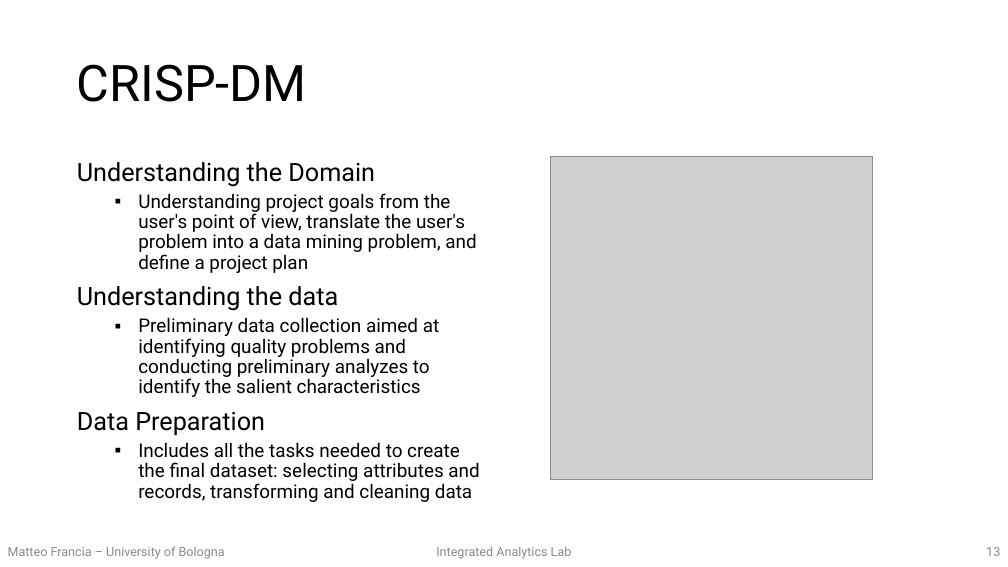
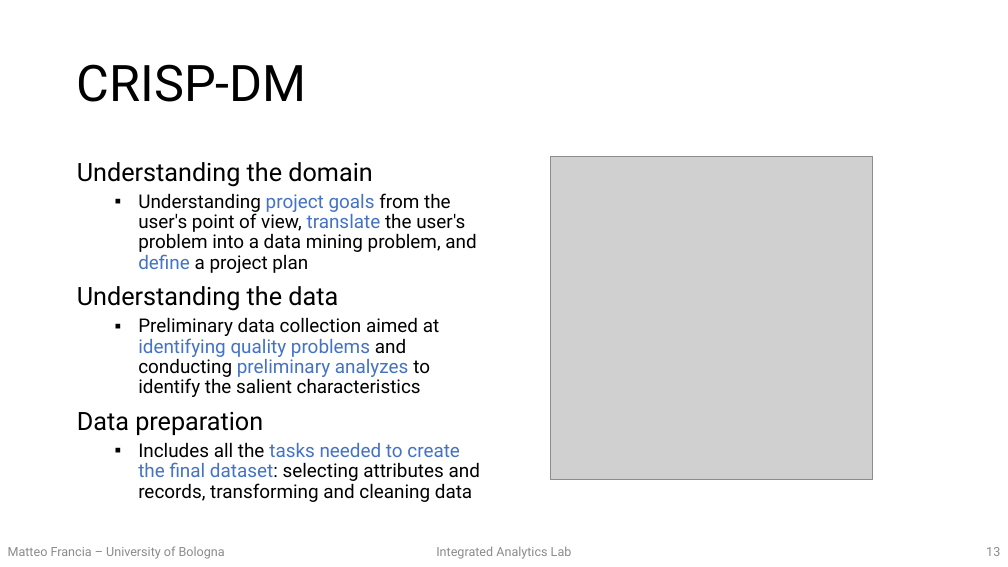
Before and after one commit to w4bo/teaching-handsondatapipelines, a slide deck: slide 13 of 00-slides.pptx. Drawn at 1008x567 pixels with LibreOffice and Linux fonts; fonts in the diff are those of the drawing; grey boxes stand for pictures. Boxes give left, top, right and bottom in pixels: in the first picture for what was removed or moved away, otherwise in the second. Text is boxed around its words. In the diff, an @@ line names an element or a change of style, - is before the commit and + after.

```diff
--- a/00-slides.pptx
+++ b/00-slides.pptx
@@ text at box(77, 162, 372, 187): text changed @@
-Understanding the Domain
+Understanding the domain
@@ text at box(138, 193, 480, 502): text colour #000000 to #4472C4 in "project goals translate define", "identifying quality problems preliminary analyzes", "tasks needed to create the final dataset:" @@
@@ text at box(77, 412, 263, 435): text changed @@
-Data Preparation
+Data preparation
```
Also in this commit, not shown: 4 other slides changed, 3 other files.
